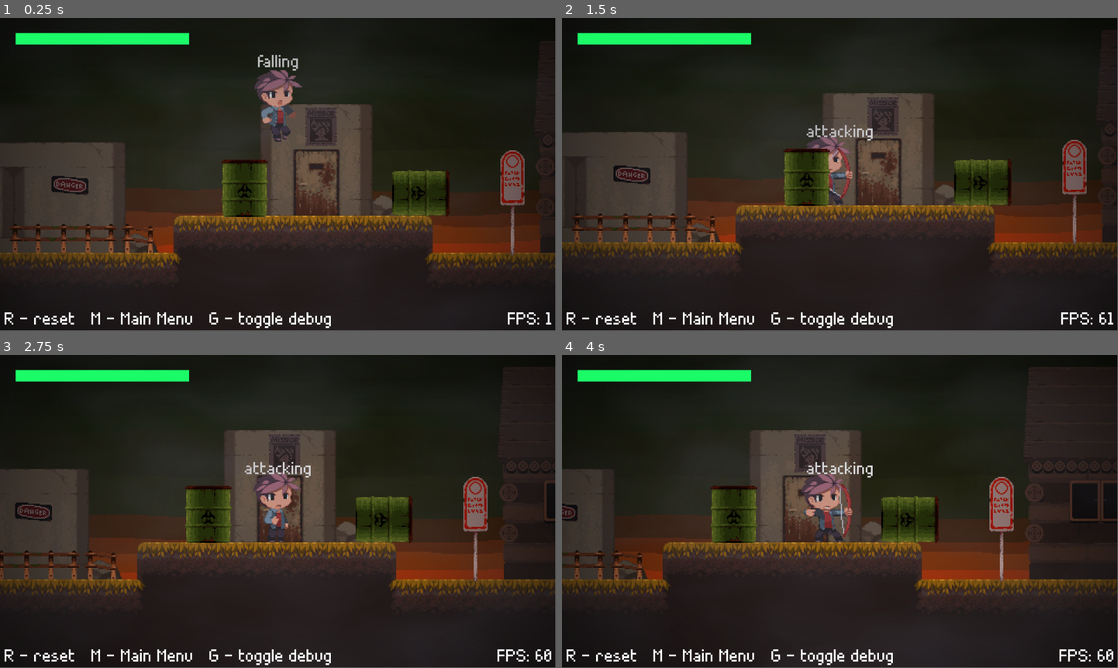
Above: before the commit, frames 1-4 (two rows, left to right).
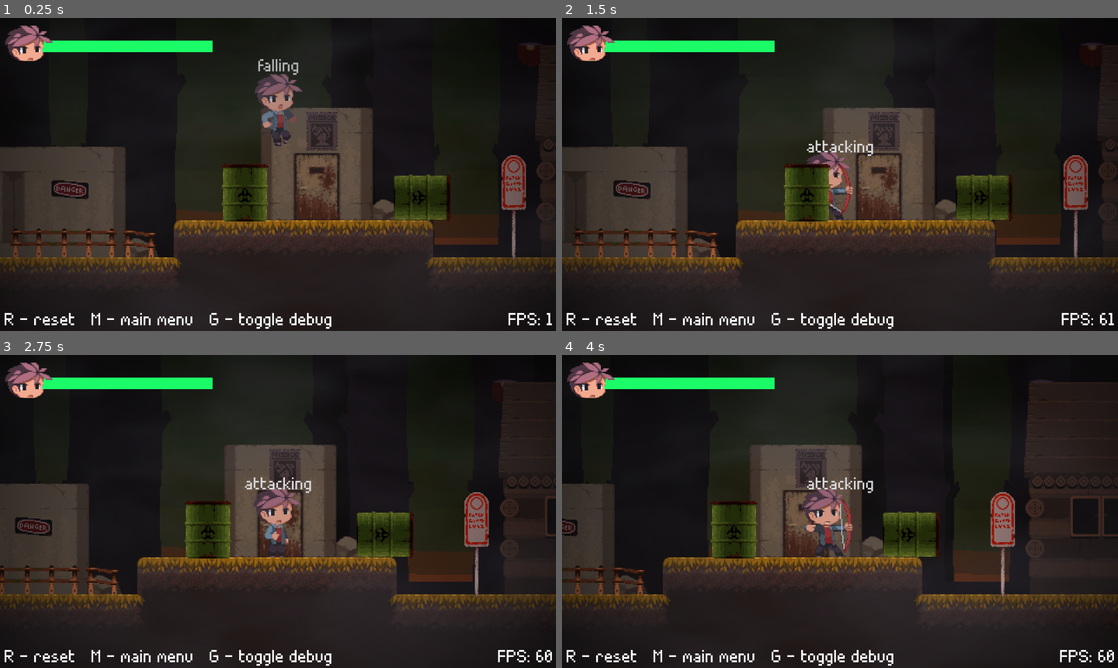
Above: after the commit, the same moments.

Repository: remtaine/Horror-Maplestory
Game: Godot game, scene res://src/levels/Level.tscn
Two runs of this game, one before a commit and one after it. Both use one fixed random seed, a clock stepped at 60 frames per second and the inputs below.
Inputs:
- Up to frame 1 (0.25 s): no input
- Up to frame 2 (1.5 s): hold J (attack) 0.53-1.28 s; hold Right (ui_right) from 0.53 s (still down); tap Space (jump) at 0.77 s; tap J (attack) at 1.35 s
- Up to frame 3 (2.75 s): tap Space (jump) at 1.52 s; release Right (ui_right) at 2.03 s; hold Left (ui_left) from 2.03 s (still down); hold J (attack) from 2.03 s (still down)
- Up to frame 4 (4 s): release Left (ui_left) at 2.78 s; release J (attack) at 2.78 s; hold Right (ui_right) from 2.78 s (still down); tap J (attack) at 2.85 s; tap Space (jump) at 3.02, 3.77 s; hold J (attack) from 3.53 s (still down)
In our replay, the window is 799x449 before the commit and 800x450 after it. These sizes can differ from the game's own. Grey fills any space a smaller window leaves; there, only what the larger window draws over its background counts as a difference.

The runs differ from the first frame. In frame 1, 15% of the frame differs, in the area x 0-100%, y 2-100%; in frame 2, 22%; in frame 3, 22%; in frame 4, 23%.

Commit message:
Added parallax

Diff:
--- a/project.godot
+++ b/project.godot
@@ -130,6 +130,8 @@
 
 window/size/width=960
 window/size/height=540
+window/stretch/mode="viewport"
+window/stretch/aspect="keep_width"
 
 [importer_defaults]
 
@@ -156,6 +158,15 @@
 
 [input]
 
+ui_accept={
+"deadzone": 0.5,
+"events": [ Object(InputEventKey,"resource_local_to_scene":false,"resource_name":"","device":0,"alt":false,"shift":false,"control":false,"meta":false,"command":false,"pressed":false,"scancode":16777221,"unicode":0,"echo":false,"script":null)
+, Object(InputEventKey,"resource_local_to_scene":false,"resource_name":"","device":0,"alt":false,"shift":false,"control":false,"meta":false,"command":false,"pressed":false,"scancode":16777222,"unicode":0,"echo":false,"script":null)
+, Object(InputEventKey,"resource_local_to_scene":false,"resource_name":"","device":0,"alt":false,"shift":false,"control":false,"meta":false,"command":false,"pressed":false,"scancode":32,"unicode":0,"echo":false,"script":null)
+, Object(InputEventJoypadButton,"resource_local_to_scene":false,"resource_name":"","device":0,"button_index":0,"pressure":0.0,"pressed":false,"script":null)
+, Object(InputEventKey,"resource_local_to_scene":false,"resource_name":"","device":0,"alt":false,"shift":false,"control":false,"meta":false,"command":false,"pressed":false,"scancode":74,"unicode":0,"echo":false,"script":null)
+ ]
+}
 ui_left={
 "deadzone": 0.5,
 "events": [ Object(InputEventKey,"resource_local_to_scene":false,"resource_name":"","device":0,"alt":false,"shift":false,"control":false,"meta":false,"command":false,"pressed":false,"scancode":16777231,"unicode":0,"echo":false,"script":null)
@@ -226,7 +237,6 @@
 [rendering]
 
 quality/driver/driver_name="GLES2"
-quality/2d/use_pixel_snap=true
 vram_compression/import_etc=true
 vram_compression/import_etc2=false
 environment/default_clear_color=Color( 0.0431373, 0.054902, 0.0156863, 1 )
--- /dev/null
+++ b/resources/spritesheets/StagBeetleSpritesheet.tres
@@ -0,0 +1,122 @@
+[gd_resource type="SpriteFrames" load_steps=24 format=2]
+
+[ext_resource path="res://assets/images/enemies/jackalope/jackalope-attk.png" type="Texture" id=1]
+[ext_resource path="res://assets/images/enemies/jackalope/jackalope-walk.png" type="Texture" id=2]
+[ext_resource path="res://assets/images/enemies/jackalope/jackalope-dead.png" type="Texture" id=3]
+[ext_resource path="res://assets/images/enemies/jackalope/jackalope-idle.png" type="Texture" id=4]
+[ext_resource path="res://assets/images/enemies/stagbeetle/stagbeetleV2b.png" type="Texture" id=5]
+[ext_resource path="res://assets/images/enemies/stagbeetle/stagbeetle-dmg-L.png" type="Texture" id=6]
+
+[sub_resource type="AtlasTexture" id=21]
+atlas = ExtResource( 5 )
+region = Rect2( 0, 0, 180, 180 )
+
+[sub_resource type="AtlasTexture" id=22]
+atlas = ExtResource( 5 )
+region = Rect2( 180, 0, 180, 180 )
+
+[sub_resource type="AtlasTexture" id=23]
+atlas = ExtResource( 5 )
+region = Rect2( 360, 0, 180, 180 )
+
+[sub_resource type="AtlasTexture" id=24]
+atlas = ExtResource( 5 )
+region = Rect2( 540, 0, 180, 180 )
+
+[sub_resource type="AtlasTexture" id=3]
+flags = 4
+atlas = ExtResource( 1 )
+region = Rect2( 0, 0, 200, 160 )
+
+[sub_resource type="AtlasTexture" id=4]
+flags = 4
+atlas = ExtResource( 1 )
+region = Rect2( 200, 0, 200, 160 )
+
+[sub_resource type="AtlasTexture" id=5]
+flags = 4
+atlas = ExtResource( 1 )
+region = Rect2( 400, 0, 200, 160 )
+
+[sub_resource type="AtlasTexture" id=6]
+flags = 4
+atlas = ExtResource( 1 )
+region = Rect2( 600, 0, 200, 160 )
+
+[sub_resource type="AtlasTexture" id=7]
+flags = 4
+atlas = ExtResource( 1 )
+region = Rect2( 800, 0, 200, 160 )
+
+[sub_resource type="AtlasTexture" id=8]
+flags = 4
+atlas = ExtResource( 1 )
+region = Rect2( 1000, 0, 200, 160 )
+
+[sub_resource type="AtlasTexture" id=9]
+flags = 4
+atlas = ExtResource( 4 )
+region = Rect2( 0, 0, 200, 160 )
+
+[sub_resource type="AtlasTexture" id=10]
+flags = 4
+atlas = ExtResource( 3 )
+region = Rect2( 0, 0, 200, 160 )
+
+[sub_resource type="AtlasTexture" id=11]
+flags = 4
+atlas = ExtResource( 3 )
+region = Rect2( 200, 0, 200, 160 )
+
+[sub_resource type="AtlasTexture" id=12]
+flags = 4
+atlas = ExtResource( 2 )
+region = Rect2( 0, 0, 200, 160 )
+
+[sub_resource type="AtlasTexture" id=13]
+flags = 4
+atlas = ExtResource( 2 )
+region = Rect2( 200, 0, 200, 160 )
+
+[sub_resource type="AtlasTexture" id=14]
+flags = 4
+atlas = ExtResource( 2 )
+region = Rect2( 400, 0, 200, 160 )
+
+[sub_resource type="AtlasTexture" id=15]
+flags = 4
+atlas = ExtResource( 2 )
+region = Rect2( 600, 0, 200, 160 )
+
+[resource]
+animations = [ {
+"frames": [ SubResource( 21 ), SubResource( 22 ), SubResource( 23 ), SubResource( 24 ) ],
+"loop": true,
+"name": "idle",
+"speed": 8.0
+}, {
+"frames": [ SubResource( 3 ), SubResource( 4 ), SubResource( 5 ), SubResource( 6 ), SubResource( 7 ), SubResource( 8 ) ],
+"loop": false,
+"name": "attacking",
+"speed": 10.0
+}, {
+"frames": [ SubResource( 9 ) ],
+"loop": true,
+"name": "falling",
+"speed": 6.0
+}, {
+"frames": [ SubResource( 10 ), SubResource( 11 ) ],
+"loop": false,
+"name": "hurt",
+"speed": 4.0
+}, {
+"frames": [ SubResource( 12 ), SubResource( 13 ), SubResource( 14 ), SubResource( 15 ) ],
+"loop": true,
+"name": "moving",
+"speed": 6.0
+}, {
+"frames": [ ExtResource( 6 ), ExtResource( 6 ), ExtResource( 6 ), ExtResource( 6 ), ExtResource( 6 ), ExtResource( 6 ) ],
+"loop": false,
+"name": "dead",
+"speed": 6.0
+} ]
--- a/src/characters/Character.gd
+++ b/src/characters/Character.gd
@@ -1,6 +1,8 @@
 class_name Character
 extends KinematicBody2D
 
+export var is_flying := false
+var speed := 0
 var _state : State = null setget ,get_state
 var is_flipped : bool = false
 var possible_states : Dictionary = {}
--- a/src/characters/Character.tscn
+++ b/src/characters/Character.tscn
@@ -24,7 +24,7 @@
 [ext_resource path="res://assets/audio/footsteps/Player_FS-002.wav" type="AudioStream" id=22]
 
 [sub_resource type="RectangleShape2D" id=1]
-extents = Vector2( 10.8036, 23.1365 )
+extents = Vector2( 44.6665, 22.8195 )
 
 [node name="Character" type="KinematicBody2D" groups=[
 "character",
--- a/src/characters/Player.tscn
+++ b/src/characters/Player.tscn
@@ -9,11 +9,19 @@
 [ext_resource path="res://src/debug/DebugHolder.gd" type="Script" id=7]
 [ext_resource path="res://src/addons/Scope.gd" type="Script" id=8]
 [ext_resource path="res://src/debug/ScopeVisualizer.gd" type="Script" id=9]
+[ext_resource path="res://assets/images/archer/archer-idle.png" type="Texture" id=10]
+
+[sub_resource type="RectangleShape2D" id=1]
+extents = Vector2( 9.95538, 22.8195 )
 
 [node name="Player" instance=ExtResource( 1 )]
 collision_layer = 2
 collision_mask = 17
 script = ExtResource( 2 )
+
+[node name="CollisionShape2D" parent="." index="0"]
+position = Vector2( -0.847902, 9.08641 )
+shape = SubResource( 1 )
 
 [node name="Sprite" parent="Pivot" index="0"]
 frames = ExtResource( 6 )
@@ -59,10 +67,10 @@
 layer = 100
 
 [node name="HPBar" type="TextureProgress" parent="UI/UIPivot" index="0"]
-margin_left = 26.7697
-margin_top = 25.6025
-margin_right = 27.7697
-margin_bottom = 26.6025
+margin_left = 66.7365
+margin_top = 38.5149
+margin_right = 67.7365
+margin_bottom = 39.5149
 rect_scale = Vector2( 300, 20 )
 value = 100.0
 texture_under = ExtResource( 4 )
@@ -74,6 +82,13 @@
 "_edit_use_anchors_": false
 }
 
+[node name="Head" type="Sprite" parent="UI/UIPivot/HPBar" index="0"]
+position = Vector2( -0.0647621, 0.171886 )
+scale = Vector2( 0.00333333, 0.05 )
+texture = ExtResource( 10 )
+region_enabled = true
+region_rect = Rect2( 8.25938, 16.174, 89.0857, 63.5161 )
+
 [node name="StateLabel" parent="Debug" index="0"]
 margin_left = -97.8241
 margin_top = -69.8831
@@ -82,25 +97,19 @@
 
 [node name="Footsteps1" parent="Audio/Footsteps" index="0"]
 volume_db = -4.0
-pitch_scale = 0.9
 
 [node name="Footsteps2" parent="Audio/Footsteps" index="1"]
 volume_db = -4.0
-pitch_scale = 0.9
 
 [node name="Footsteps3" parent="Audio/Footsteps" index="2"]
 volume_db = -4.0
-pitch_scale = 0.9
 
 [node name="Footsteps4" parent="Audio/Footsteps" index="3"]
 volume_db = -4.0
-pitch_scale = 0.9
 
 [node name="Footsteps5" parent="Audio/Footsteps" index="4"]
 volume_db = -4.0
-pitch_scale = 0.9
 
 [node name="Footsteps6" parent="Audio/Footsteps" index="5"]
 volume_db = -4.0
-pitch_scale = 0.9
 [connection signal="attack_launched" from="StateMachine/Attacking" to="Pivot/Scope" method="_on_Attacking_attack_launched"]
--- /dev/null
+++ b/src/characters/StagBeetle.tscn
@@ -0,0 +1,26 @@
+[gd_scene load_steps=4 format=2]
+
+[ext_resource path="res://src/characters/Enemy.tscn" type="PackedScene" id=1]
+[ext_resource path="res://resources/spritesheets/StagBeetleSpritesheet.tres" type="SpriteFrames" id=2]
+
+[sub_resource type="RectangleShape2D" id=1]
+extents = Vector2( 44.6665, 22.8195 )
+
+[node name="StagBeetle" instance=ExtResource( 1 )]
+is_flying = true
+
+[node name="CollisionShape2D" parent="." index="0"]
+position = Vector2( -21.3814, -8.26871 )
+shape = SubResource( 1 )
+
+[node name="Sprite" parent="Pivot" index="0"]
+frames = ExtResource( 2 )
+animation = "idle"
+frame = 3
+playing = true
+
+[node name="StateLabel" parent="Debug" index="0"]
+margin_left = -101.389
+margin_top = -96.2686
+margin_right = 98.611
+margin_bottom = -69.2686
--- a/src/levels/Level.tscn
+++ b/src/levels/Level.tscn
@@ -13,6 +13,11 @@
 [ext_resource path="res://assets/audio/themes/Base Ambience.ogg" type="AudioStream" id=11]
 [ext_resource path="res://assets/images/backgrounds/far backgrounds/swamp-bg1.png" type="Texture" id=12]
 [ext_resource path="res://resources/preset fonts/DebugFont.tres" type="DynamicFont" id=13]
+[ext_resource path="res://assets/images/backgrounds/treeline2-lc.png" type="Texture" id=14]
+[ext_resource path="res://assets/images/backgrounds/black treeline without eye.png" type="Texture" id=15]
+[ext_resource path="res://assets/images/backgrounds/black treeline with eye.png" type="Texture" id=16]
+[ext_resource path="res://src/characters/StagBeetle.tscn" type="PackedScene" id=17]
+[ext_resource path="res://src/characters/Character.gd" type="Script" id=18]
 
 [sub_resource type="Shader" id=1]
 code = "shader_type canvas_item;
@@ -106,7 +111,7 @@
 [node name="ParallaxBackground" type="ParallaxBackground" parent="."]
 
 [node name="ParallaxLayer1" type="ParallaxLayer" parent="ParallaxBackground"]
-motion_scale = Vector2( 0.3, 1 )
+motion_scale = Vector2( 0.2, 0.9 )
 motion_mirroring = Vector2( 900, 0 )
 
 [node name="SwampBG1-1" type="TextureRect" parent="ParallaxBackground/ParallaxLayer1"]
@@ -136,6 +141,230 @@
 }
 
 [node name="ParallaxLayer2" type="ParallaxLayer" parent="ParallaxBackground"]
+visible = false
+modulate = Color( 0.149841, 0.154148, 0.21875, 1 )
+motion_scale = Vector2( 0.2, 1 )
+motion_mirroring = Vector2( 800, 0 )
+
+[node name="Pic1" type="Sprite" parent="ParallaxBackground/ParallaxLayer2"]
+texture = ExtResource( 14 )
+region_enabled = true
+region_rect = Rect2( -22.4727, -35.441, 131.024, 643.969 )
+
+[node name="Pic2" type="Sprite" parent="ParallaxBackground/ParallaxLayer2"]
+position = Vector2( 800, 0 )
+texture = ExtResource( 14 )
+region_enabled = true
+region_rect = Rect2( -22.4727, -35.441, 131.024, 643.969 )
+
+[node name="Pic3" type="Sprite" parent="ParallaxBackground/ParallaxLayer2"]
+position = Vector2( -800, 0 )
+texture = ExtResource( 14 )
+region_enabled = true
+region_rect = Rect2( -22.4727, -35.441, 146.473, 643.969 )
+
+[node name="ParallaxLayer7" type="ParallaxLayer" parent="ParallaxBackground"]
+visible = false
+modulate = Color( 0.149841, 0.154148, 0.21875, 1 )
+position = Vector2( 0, 371.083 )
+motion_scale = Vector2( 0.2, 1 )
+motion_mirroring = Vector2( 800, 0 )
+
+[node name="Pic1" type="Sprite" parent="ParallaxBackground/ParallaxLayer7"]
+texture = ExtResource( 14 )
+region_enabled = true
+region_rect = Rect2( -22.4727, -35.441, 131.024, 643.969 )
+
+[node name="Pic2" type="Sprite" parent="ParallaxBackground/ParallaxLayer7"]
+position = Vector2( 800, 0 )
+texture = ExtResource( 14 )
+region_enabled = true
+region_rect = Rect2( -22.4727, -35.441, 131.024, 643.969 )
+
+[node name="Pic3" type="Sprite" parent="ParallaxBackground/ParallaxLayer7"]
+position = Vector2( -800, 0 )
+texture = ExtResource( 14 )
+region_enabled = true
+region_rect = Rect2( -22.4727, -35.441, 146.473, 643.969 )
+
+[node name="ParallaxLayer3" type="ParallaxLayer" parent="ParallaxBackground"]
+visible = false
+modulate = Color( 0.101961, 0.101961, 0.164706, 1 )
+motion_scale = Vector2( 0.3, 1 )
+motion_mirroring = Vector2( 800, 0 )
+
+[node name="Pic2" type="Sprite" parent="ParallaxBackground/ParallaxLayer3"]
+texture = ExtResource( 14 )
+region_enabled = true
+region_rect = Rect2( 250.726, -24.29, 152.274, 646.757 )
+
+[node name="Pic3" type="Sprite" parent="ParallaxBackground/ParallaxLayer3"]
+position = Vector2( 800, 0 )
+texture = ExtResource( 14 )
+region_enabled = true
+region_rect = Rect2( 250.726, -24.29, 175.628, 646.757 )
+
+[node name="Pic4" type="Sprite" parent="ParallaxBackground/ParallaxLayer3"]
+position = Vector2( -800, 0 )
+texture = ExtResource( 14 )
+region_enabled = true
+region_rect = Rect2( 250.726, -24.29, 175.628, 646.757 )
+
+[node name="ParallaxLayer4" type="ParallaxLayer" parent="ParallaxBackground"]
+visible = false
+motion_scale = Vector2( 0.2, 1 )
+motion_mirroring = Vector2( 800, 0 )
+
+[node name="Pic3" type="Sprite" parent="ParallaxBackground/ParallaxLayer4"]
+texture = ExtResource( 14 )
+region_enabled = true
+region_rect = Rect2( 590.831, -10.3513, 147.169, 630.03 )
+
+[node name="Pic4" type="Sprite" parent="ParallaxBackground/ParallaxLayer4"]
+position = Vector2( 800, 0 )
+texture = ExtResource( 14 )
+region_enabled = true
+region_rect = Rect2( 590.831, -10.3513, 147.75, 630.03 )
+
+[node name="Pic5" type="Sprite" parent="ParallaxBackground/ParallaxLayer4"]
+position = Vector2( -800, 0 )
+texture = ExtResource( 14 )
+region_enabled = true
+region_rect = Rect2( 590.831, -10.3513, 147.75, 630.03 )
+
+[node name="ParallaxLayer5" type="ParallaxLayer" parent="ParallaxBackground"]
+modulate = Color( 0.133333, 0.12549, 0.12549, 1 )
+position = Vector2( 635.615, 176.467 )
+motion_scale = Vector2( 0.4, 1 )
+motion_mirroring = Vector2( 1000, 0 )
+
+[node name="TextureRect" type="TextureRect" parent="ParallaxBackground/ParallaxLayer5"]
+margin_top = -227.513
+margin_right = 900.0
+margin_bottom = 372.487
+rect_scale = Vector2( 1, 1.2 )
+texture = ExtResource( 15 )
+__meta__ = {
+"_edit_use_anchors_": false
+}
+
+[node name="TextureRect2" type="TextureRect" parent="ParallaxBackground/ParallaxLayer5"]
+margin_left = 1000.0
+margin_top = -227.513
+margin_right = 1900.0
+margin_bottom = 372.487
+rect_scale = Vector2( 1, 1.2 )
+texture = ExtResource( 15 )
+__meta__ = {
+"_edit_use_anchors_": false
+}
+
+[node name="TextureRect3" type="TextureRect" parent="ParallaxBackground/ParallaxLayer5"]
+margin_left = -1000.0
+margin_top = -227.513
+margin_right = -100.0
+margin_bottom = 372.487
+rect_scale = Vector2( 1, 1.2 )
+texture = ExtResource( 15 )
+__meta__ = {
+"_edit_use_anchors_": false
+}
+
+[node name="ColorRect" type="ColorRect" parent="ParallaxBackground/ParallaxLayer5"]
+margin_left = 772.191
+margin_top = 249.673
+margin_right = 1772.19
+margin_bottom = 749.673
+color = Color( 0.0196078, 0.0117647, 0.0117647, 1 )
+__meta__ = {
+"_edit_use_anchors_": false
+}
+
+[node name="ParallaxLayer8" type="ParallaxLayer" parent="ParallaxBackground"]
+modulate = Color( 0.156863, 0.12549, 0.12549, 1 )
+position = Vector2( 635.615, 176.467 )
+motion_scale = Vector2( 0.5, 1 )
+motion_mirroring = Vector2( 1000, 0 )
+
+[node name="TextureRect" type="TextureRect" parent="ParallaxBackground/ParallaxLayer8"]
+margin_top = -227.513
+margin_right = 900.0
+margin_bottom = 372.487
+rect_scale = Vector2( 1, 1.2 )
+texture = ExtResource( 15 )
+__meta__ = {
+"_edit_use_anchors_": false
+}
+
+[node name="TextureRect2" type="TextureRect" parent="ParallaxBackground/ParallaxLayer8"]
+margin_left = 1000.0
+margin_top = -227.513
+margin_right = 1900.0
+margin_bottom = 372.487
+rect_scale = Vector2( 1, 1.2 )
+texture = ExtResource( 15 )
+__meta__ = {
+"_edit_use_anchors_": false
+}
+
+[node name="TextureRect3" type="TextureRect" parent="ParallaxBackground/ParallaxLayer8"]
+margin_left = -1000.0
+margin_top = -227.513
+margin_right = -100.0
+margin_bottom = 372.487
+rect_scale = Vector2( 1, 1.2 )
+texture = ExtResource( 15 )
+__meta__ = {
+"_edit_use_anchors_": false
+}
+
+[node name="ColorRect" type="ColorRect" parent="ParallaxBackground/ParallaxLayer8"]
+margin_left = 772.191
+margin_top = 249.673
+margin_right = 1772.19
+margin_bottom = 749.673
+color = Color( 0.0196078, 0.0117647, 0.0117647, 1 )
+__meta__ = {
+"_edit_use_anchors_": false
+}
+
+[node name="ParallaxLayer6" type="ParallaxLayer" parent="ParallaxBackground"]
+modulate = Color( 0.380392, 0.364706, 0.517647, 1 )
+position = Vector2( 448.447, 176.467 )
+motion_scale = Vector2( 0.7, 1 )
+motion_mirroring = Vector2( 2000, 0 )
+
+[node name="TextureRect" type="TextureRect" parent="ParallaxBackground/ParallaxLayer6"]
+margin_top = -227.513
+margin_right = 900.0
+margin_bottom = 372.487
+rect_scale = Vector2( 1, 1.2 )
+texture = ExtResource( 16 )
+__meta__ = {
+"_edit_use_anchors_": false
+}
+
+[node name="TextureRect2" type="TextureRect" parent="ParallaxBackground/ParallaxLayer6"]
+margin_left = 2000.0
+margin_top = -227.513
+margin_right = 2900.0
+margin_bottom = 372.487
+rect_scale = Vector2( 1, 1.2 )
+texture = ExtResource( 16 )
+__meta__ = {
+"_edit_use_anchors_": false
+}
+
+[node name="TextureRect3" type="TextureRect" parent="ParallaxBackground/ParallaxLayer6"]
+margin_left = -2000.0
+margin_top = -227.513
+margin_right = -1100.0
+margin_bottom = 372.487
+rect_scale = Vector2( 1, 1.2 )
+texture = ExtResource( 16 )
+__meta__ = {
+"_edit_use_anchors_": false
+}
 
 [node name="ParallaxLayer" type="ParallaxLayer" parent="ParallaxBackground"]
 
@@ -171,13 +400,31 @@
 [node name="Camera2D" type="Camera2D" parent="Characters/Player"]
 position = Vector2( 3.05176e-05, 136.011 )
 current = true
-limit_bottom = 600
-
-[node name="Jackalope1" parent="Characters" instance=ExtResource( 10 )]
+limit_bottom = 575
+
+[node name="Jackalope1" parent="Characters" groups=[
+"character",
+] instance=ExtResource( 10 )]
 position = Vector2( -67.4482, -2.29938 )
-
-[node name="Jackalope2" parent="Characters" instance=ExtResource( 10 )]
-position = Vector2( 1189.39, 112.75 )
+script = ExtResource( 18 )
+
+[node name="Jackalope2" parent="Characters" groups=[
+"character",
+] instance=ExtResource( 10 )]
+position = Vector2( 1189.39, 138.652 )
+script = ExtResource( 18 )
+
+[node name="StagBeetle" parent="Characters" groups=[
+"character",
+] instance=ExtResource( 17 )]
+position = Vector2( -369.112, 305.634 )
+script = ExtResource( 18 )
+
+[node name="StagBeetle2" parent="Characters" groups=[
+"character",
+] instance=ExtResource( 17 )]
+position = Vector2( 1467.04, 338.548 )
+script = ExtResource( 18 )
 
 [node name="ParallaxForeground" type="ParallaxBackground" parent="."]
 layer = 0
@@ -244,10 +491,10 @@
 
 [node name="Fog" type="ColorRect" parent="PostProcessing"]
 material = SubResource( 2 )
-margin_left = -1721.07
-margin_top = -605.351
-margin_right = 2278.93
-margin_bottom = 1394.65
+margin_left = -1570.42
+margin_top = -770.262
+margin_right = 2429.58
+margin_bottom = 1229.74
 __meta__ = {
 "_edit_use_anchors_": false
 }
@@ -320,7 +567,7 @@
 margin_right = 445.44
 margin_bottom = -12.9999
 custom_fonts/font = ExtResource( 13 )
-text = "R - reset   M - Main Menu   G - toggle debug"
+text = "R - reset   M - main menu   G - toggle debug"
 valign = 2
 __meta__ = {
 "_edit_use_anchors_": false
@@ -332,4 +579,8 @@
 stream = ExtResource( 11 )
 autoplay = true
 [connection signal="edge_reached" from="Characters/Player" to="GroundHolder" method="_on_Player_edge_reached"]
+[connection signal="state_changed" from="Characters/Jackalope1" to="Characters/Jackalope1/Debug/StateLabel" method="_on_Character_state_changed"]
+[connection signal="state_changed" from="Characters/Jackalope2" to="Characters/Jackalope2/Debug/StateLabel" method="_on_Character_state_changed"]
+[connection signal="state_changed" from="Characters/StagBeetle" to="Characters/StagBeetle/Debug/StateLabel" method="_on_Character_state_changed"]
+[connection signal="state_changed" from="Characters/StagBeetle2" to="Characters/StagBeetle2/Debug/StateLabel" method="_on_Character_state_changed"]
 [connection signal="ground_set" from="GroundHolder" to="Characters/Player" method="_on_GroundHolder_ground_set"]
--- a/src/menus/Buttons/MainMenuButton.tscn
+++ b/src/menus/Buttons/MainMenuButton.tscn
@@ -13,7 +13,7 @@
 loop = true
 step = 0.5
 tracks/0/type = "value"
-tracks/0/path = NodePath(".:modulate")
+tracks/0/path = NodePath(".:self_modulate")
 tracks/0/interp = 1
 tracks/0/loop_wrap = true
 tracks/0/imported = false
--- a/src/menus/MainMenu.tscn
+++ b/src/menus/MainMenu.tscn
@@ -97,7 +97,10 @@
 margin_top = -21.809
 margin_right = -4.89722
 margin_bottom = -3.80896
-custom_fonts/font = SubResource( 2 )
-text = "v0.1.1"
+custom_fonts/font = SubResource( 4 )
+text = "v0.1.2"
 align = 2
 valign = 2
+__meta__ = {
+"_edit_use_anchors_": false
+}
--- a/src/states/Jumping.gd
+++ b/src/states/Jumping.gd
@@ -10,6 +10,15 @@
 	owner.sprite.play("falling")
 	owner.velocity.y = -JUMP_SPEED
 
-func run(_inputs):
-	owner.velocity.y += GRAVITY
-	owner.move_and_slide(owner.velocity, Vector2.UP)
+func run(inputs):
+	owner.direction = inputs.input_direction.normalized()
+	owner.velocity.x = owner.direction.x * owner.speed
+
+	if owner.velocity.x < 0:
+		owner.pivot.scale.x = -1
+	elif owner.velocity.x > 0:
+		owner.pivot.scale.x = 1
+	.run(inputs)
+
+#	owner.velocity.y += GRAVITY
+#	owner.move_and_slide(owner.velocity, Vector2.UP)
--- a/src/states/Moving.gd
+++ b/src/states/Moving.gd
@@ -9,11 +9,12 @@
 func _ready():
 	state_name = "moving"
 	owner = get_parent().get_parent()
+	owner.speed = self.speed
 
 func run(input):
 
 	owner.direction = input.input_direction.normalized()
-	owner.velocity.x = owner.direction.x * speed
+	owner.velocity.x = owner.direction.x * owner.speed
 
 	if owner.velocity.x < 0:
 		owner.pivot.scale.x = -1
--- a/src/states/State.gd
+++ b/src/states/State.gd
@@ -40,7 +40,8 @@
 
 func run(_input):
 	#TODO ADD GRAVITY
-	owner.velocity.y += GRAVITY
+	if not owner.is_flying:
+		owner.velocity.y += GRAVITY
 	owner.velocity = owner.move_and_slide(owner.velocity, Vector2.UP)
 #	if owner.is_on_floor():
 #		owner.velocity.y = 0
--- a/src/states/StateMachine.gd
+++ b/src/states/StateMachine.gd
@@ -25,7 +25,7 @@
 
 	if (owner.is_on_floor() and input.is_jumping) or owner.velocity.y < 0:
 		return "jumping"
-	elif not owner.is_on_floor():
+	elif not owner.is_on_floor() and not owner.is_flying:
 		return "falling"
 
 	if input.is_moving:
Binary file added: assets/images/backgrounds/black treeline with eye.png
Not shown, added: assets/images/backgrounds/black treeline with eye.png.import
Binary file added: assets/images/backgrounds/black treeline without eye.png
Not shown, added: assets/images/backgrounds/black treeline without eye.png.import
Binary file removed: assets/images/backgrounds/treeline-b.png
Not shown, removed: assets/images/backgrounds/treeline-b.png.import
Binary file removed: assets/images/backgrounds/treeline.png
Not shown, removed: assets/images/backgrounds/treeline.png.import
Binary file removed: assets/images/backgrounds/treeline2.png
Not shown, removed: assets/images/backgrounds/treeline2.png.import
Binary file added: assets/images/backgrounds/upper-darkness.png
Not shown, added: assets/images/backgrounds/upper-darkness.png.import
(and 23 more such lines)
